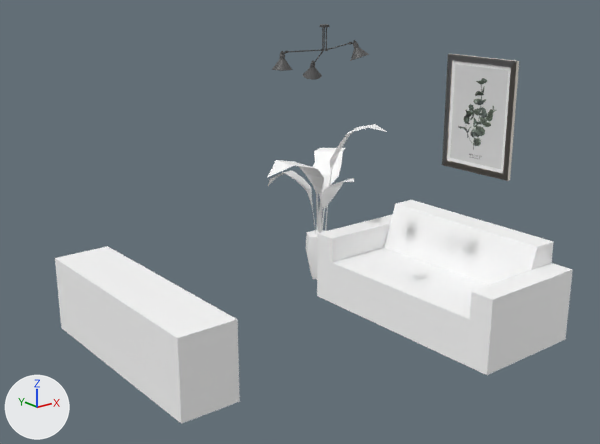
The glTF model model.glb, before and after one commit.
Rendered twice from a 50 mm camera at (-3.91, -5.18, 2.98) aimed at (0.1, -0.17, 0.97). Every picture has the same lights, and +X, +Y and +Z are marked at lower left. Where no turn or scale is listed for an object, it has been applied to the vertices. Vertices at the same position are counted once.
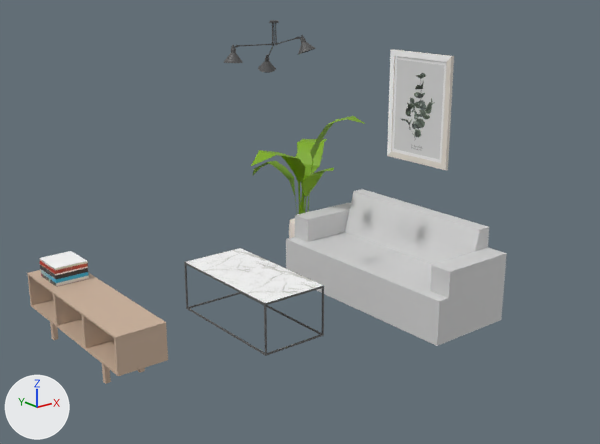
Boxes (x1, y1, x2, y2) around the edits, measured in the pictures (600 x 444 px; the box of a moved part takes in the faces that stretch with it):
'Mesh18', reshaped (7% narrower, 9% shorter)
    before: (55, 24, 573, 424)
    after: (27, 20, 507, 384)
part 1 of me_mesh, moved or reshaped
    before: (329, 44, 347, 50)
    after: (279, 38, 295, 44)
part 2 of me_mesh, moved or reshaped
    before: (326, 27, 327, 49)
    after: (275, 23, 277, 43)
part 3 of me_mesh, moved or reshaped
    before: (272, 51, 293, 71)
    after: (224, 45, 243, 63)
part 4 of me_mesh, moved or reshaped
    before: (350, 40, 369, 61)
    after: (298, 35, 316, 54)
part 5 of me_mesh, moved or reshaped
    before: (319, 24, 330, 27)
    after: (269, 20, 279, 23)
part 6 of me_mesh, moved or reshaped
    before: (303, 60, 322, 80)
    after: (258, 54, 276, 73)
part 7 of me_mesh, moved or reshaped
    before: (322, 27, 324, 49)
    after: (273, 23, 275, 43)
part 8 of me_mesh, moved or reshaped
    before: (289, 50, 321, 52)
    after: (240, 44, 271, 46)
part 9 of me_mesh, moved or reshaped
    before: (323, 27, 325, 49)
    after: (272, 23, 273, 44)
part 10 of me_mesh, moved or reshaped
    before: (442, 54, 519, 181)
    after: (387, 49, 454, 170)
part 11 of me_mesh, moved or reshaped
    before: (268, 160, 324, 235)
    after: (251, 150, 306, 214)
part 12 of me_mesh, moved or reshaped
    before: (268, 171, 316, 234)
    after: (252, 161, 298, 214)
part 13 of me_mesh, rebuilt (14% narrower, 10% shorter)
    before: (317, 200, 573, 375)
    after: (286, 189, 507, 346)
part 14 of me_mesh, rebuilt (76% wider, 13% taller)
    before: (313, 148, 345, 233)
    after: (307, 116, 364, 212)
part 15 of me_mesh, added
    after: (184, 248, 324, 356)
part 16 of me_mesh, added (beige)
    after: (27, 270, 168, 376)
part 17 of me_mesh, added
    after: (50, 322, 145, 384)
part 18 of me_mesh, added
    after: (39, 251, 89, 287)
part 19 of me_mesh, added
    after: (289, 218, 295, 238)
part 20 of me_mesh, added (green)
    after: (295, 139, 327, 214)
part 21 of me_mesh, added
    after: (301, 168, 334, 213)
part 22 of me_mesh, deleted
    before: (306, 124, 387, 279)
part 23 of me_mesh, deleted
    before: (55, 246, 240, 424)

Edits to the bpy script that builds the scene:
```text
Change me_mesh:
    remove me_mesh.from_pydata(...)  # 4481 vertices, 8793 faces; spans x -1.46..1.75, y -1.65..1.17, z 0.0..2.54
    add me_mesh.from_pydata(...)  # 4699 vertices, 9223 faces; spans x -1.62..1.73, y -1.07..1.61, z 0.0..2.54
    me_mesh part 1: the loose piece of 32 vertices spanning x 0.11..0.19, y -0.61..-0.49, z 2.36..2.41 is moved by (-0.02, 0.58, 0.0)
    me_mesh part 2: the loose piece of 64 vertices spanning x 0.1..0.11, y -0.47..-0.46, z 2.36..2.52 is moved by (-0.02, 0.58, 0.0)
    me_mesh part 3: the loose piece of 684 vertices spanning x -0.37..-0.22, y -0.53..-0.38, z 2.25..2.38 is moved by (-0.02, 0.58, 0.0)
    me_mesh part 4: the loose piece of 684 vertices spanning x 0.16..0.31, y -0.76..-0.62, z 2.29..2.44 is moved by (-0.02, 0.58, 0.0)
    me_mesh part 5: the loose piece of 96 vertices spanning x 0.05..0.14, y -0.5..-0.41, z 2.52..2.54 is moved by (-0.02, 0.58, 0.0)
    me_mesh part 6: the loose piece of 684 vertices spanning x 0.29..0.43, y -0.07..0.08, z 2.08..2.23 is moved by (-0.02, 0.58, 0.0)
    me_mesh part 7: the loose piece of 64 vertices spanning x 0.07..0.09, y -0.46..-0.45, z 2.36..2.52 is moved by (0.0, 0.59, 0.0)
    me_mesh part 8: the loose piece of 32 vertices spanning x -0.23..0.06, y -0.46..-0.45, z 2.36..2.37 is moved by (-0.02, 0.58, 0.0)
    me_mesh part 9: the loose piece of 64 vertices spanning x 0.1..0.11, y -0.45..-0.44, z 2.36..2.52 is scaled about its middle by (-0.399, -0.479, 1), then moved by (-0.04, 0.57, 0.0)
    me_mesh part 10: the loose piece of 20 vertices spanning x 1.72..1.75, y -0.95..-0.21, z 1.21..2.21 is moved by (-0.13, 0.58, 0.0)
    me_mesh part 11: the loose piece of 15 vertices spanning x 0.39..1.02, y 0.55..0.87, z 0.39..1.23 is moved by (0.13, 0.44, 0.0), in mat_f08_forest_shadow_001 (green #7caa00)
    me_mesh part 12: the loose piece of 13 vertices spanning x 0.73..1.08, y 0.74..1.17, z 0.4..1.07 is moved by (0.13, 0.44, 0.0), in mat_f08_forest_shadow_001 (green #7caa00)
    me_mesh part 13: the loose piece of 22 vertices spanning x 0.72..1.72, y -1.65..0.35, z 0.0..0.8 is rebuilt with 26 vertices and now spans x 0.8..1.62, y -1.07..0.93, z 0.0..0.8, in mat_m03_pewter_shine_001 (light grey #d4d4d4)
    me_mesh part 14: the loose piece of 17 vertices spanning x 1.07..1.6, y 0.66..1.11, z 0.4..1.21 is rebuilt with 15 vertices and now spans x 1.14..1.54, y 0.58..1.15, z 0.42..1.55, in mat_f08_forest_shadow_001 (green #7caa00)
    me_mesh part 15: a new loose piece of 92 vertices spanning x -0.39..0.21, y -0.35..0.85, z 0.0..0.45
    me_mesh part 16: a new loose piece of 48 vertices spanning x -1.62..-1.22, y -0.28..1.32, z 0.2..0.5, in mat_9_001 (beige #cfb49e)
    me_mesh part 17: a new loose piece of 38 vertices spanning x -1.58..-1.26, y 0.03..1.02, z 0.0..0.2, in mat_9_001 (beige #cfb49e)
    me_mesh part 18: a new loose piece of 20 vertices spanning x -1.56..-1.28, y 0.87..1.18, z 0.5..0.66
    me_mesh part 19: a new loose piece of 18 vertices spanning x 1.04..1.34, y 1.03..1.29, z 0.0..0.45, in mat_c01_vanilla_cream_001 (white #fff4e8)
    me_mesh part 20: a new loose piece of 17 vertices spanning x 1.2..1.73, y 1.1..1.54, z 0.4..1.21, in mat_f08_forest_shadow_001 (green #7caa00)
    me_mesh part 21: a new loose piece of 13 vertices spanning x 1.09..1.32, y 0.69..1.14, z 0.38..1.07, in mat_f08_forest_shadow_001 (green #7caa00)
    me_mesh part 22: 46 vertices removed from x 0.91..1.41, y 0.15..0.85, z 0.0..1.55
    me_mesh part 23: 8 vertices removed from x -1.46..-0.99, y -0.85..1.11, z 0.03..0.66
    add me_mesh.materials.append(mat_m_525_2014530173654_540x360_001)  # picture img_m_525_2014530173654_540x360
    add me_mesh.materials.append(mat_m_1090_001)  # picture img_m_1090
    add me_mesh.materials.append(mat_ettore_sottsass_org_l_001)  # picture img_ettore_sottsass_org_l
    add me_mesh.materials.append(mat_m03_pewter_shine_001)  # light grey #d4d4d4
    add me_mesh.materials.append(mat_9_001)  # beige #cfb49e
    add me_mesh.materials.append(mat_frontcolor1_001)  # white #ffffff
    add me_mesh.materials.append(mat_color_009_001)  # black #000000
    add me_mesh.materials.append(mat_color_008_001)  # dark grey #606060
    add me_mesh.materials.append(mat_m_6c57d1b1fff2498ab1856ca42c21a722_001)  # picture img_m_6c57d1b1fff2498ab1856ca42c21a722
    add me_mesh.materials.append(mat_c01_vanilla_cream_001)  # white #fff4e8
    add me_mesh.materials.append(mat_f08_forest_shadow_001)  # green #7caa00
```
